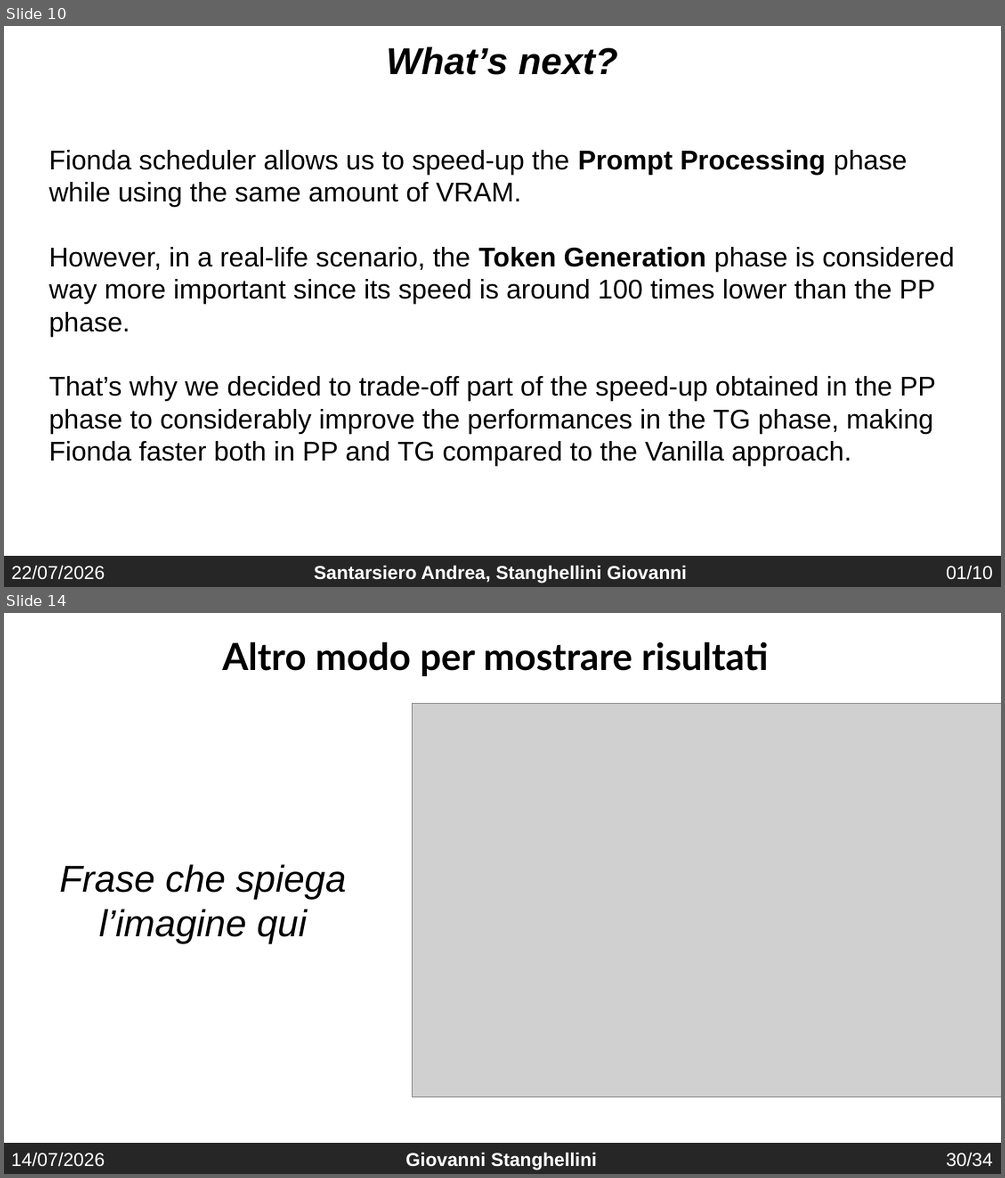
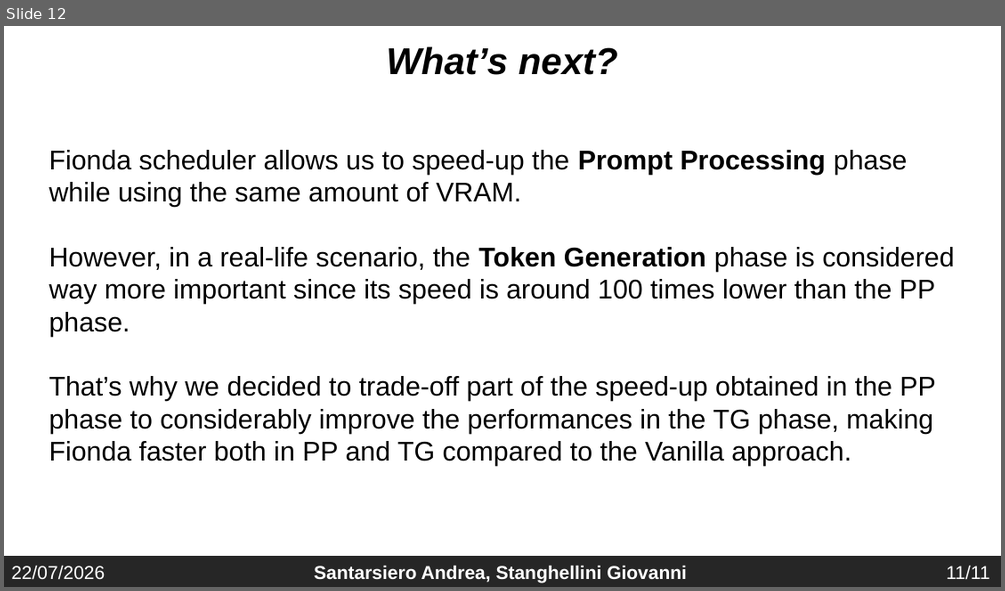
Before and after one commit to gio-stanga/fionda, a slide deck: .fionda_context/fionda scheduler.pptx. Shown one above the other, each under a label of ours: slides 10 and 14 before the commit, slide 12 after it; the slides between them are not shown. The pictures are 1005x1178 and 1005x591 pixels, drawn with LibreOffice and Linux fonts; fonts in the diff are those of the drawing; grey boxes stand for pictures. Boxes give left, top, right and bottom in pixels: in the first picture for what was removed or moved away, otherwise in the second. Text is boxed around its words. In the diff, an @@ line names an element or a change of style, - is before the commit and + after.

```diff
--- a/.fionda_context/fionda scheduler.pptx
+++ b/.fionda_context/fionda scheduler.pptx
@@ slide 14 removed at (x1=4, y1=613, x2=1001, y2=1174), background #FFFFFF @@
@@ text removed at (x1=222, y1=641, x2=769, y2=676) @@
-Altro modo per mostrare risultati
@@ picture removed at (x1=412, y1=704, x2=1001, y2=1097) @@
@@ text removed at (x1=59, y1=864, x2=347, y2=944) @@
-Frase che spiega l’imagine qui
@@ rectangle removed at (x1=4, y1=1144, x2=1001, y2=1174) @@
@@ text removed at (x1=11, y1=1151, x2=105, y2=1167) @@
-14/07/2026
@@ text removed at (x1=405, y1=1151, x2=597, y2=1169) @@
-Giovanni Stanghellini
@@ text removed at (x1=946, y1=1151, x2=993, y2=1167) @@
-30/34
@@ what was slide 10 is now slide 12 @@
@@ slide 12 changed as well @@
@@ text at (x1=946, y1=565, x2=989, y2=580): text changed @@
-01/10
+11/11
```
Also in this commit, not shown: 8 other slides changed, 2 slides added, 3 other slides removed.
